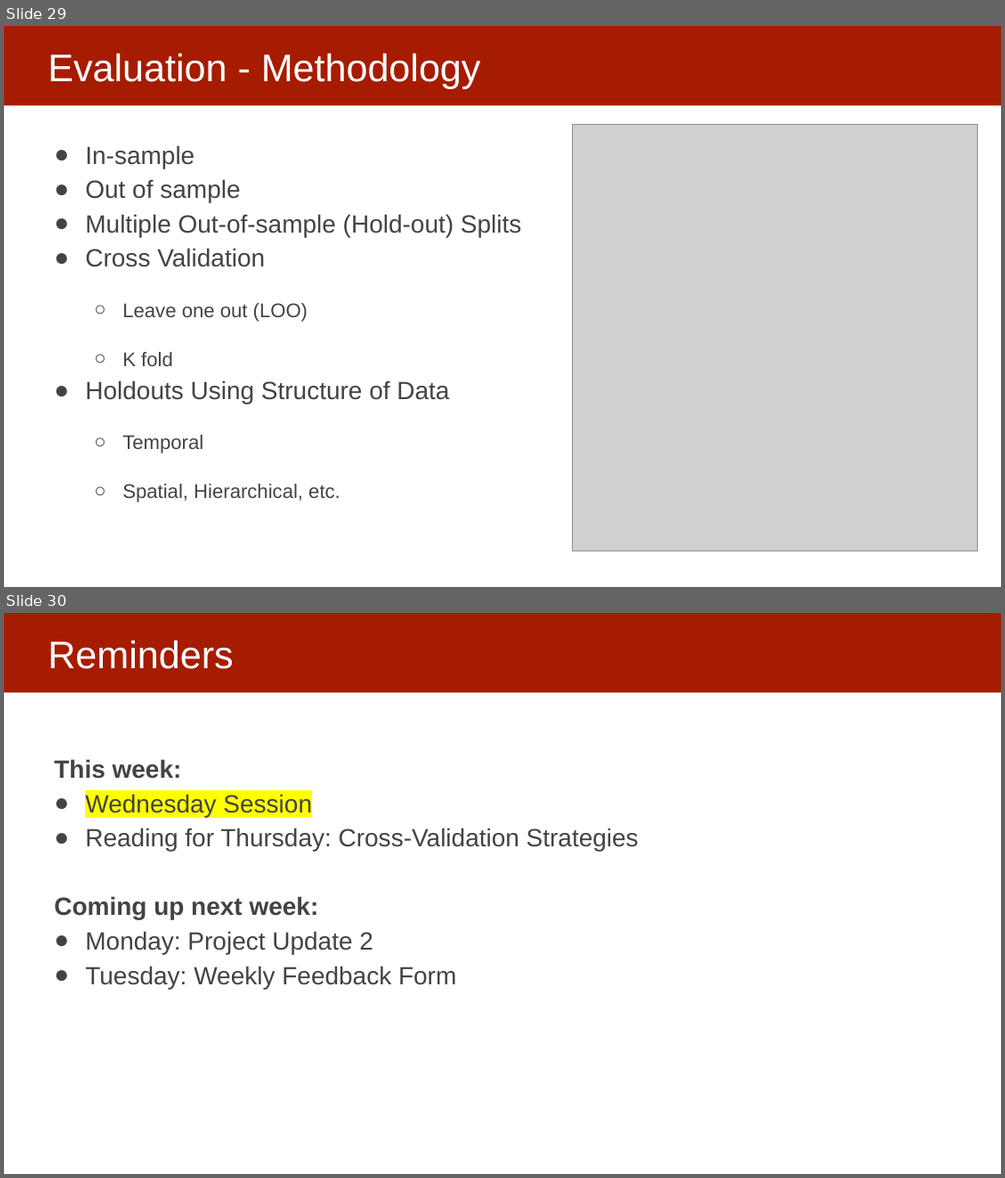
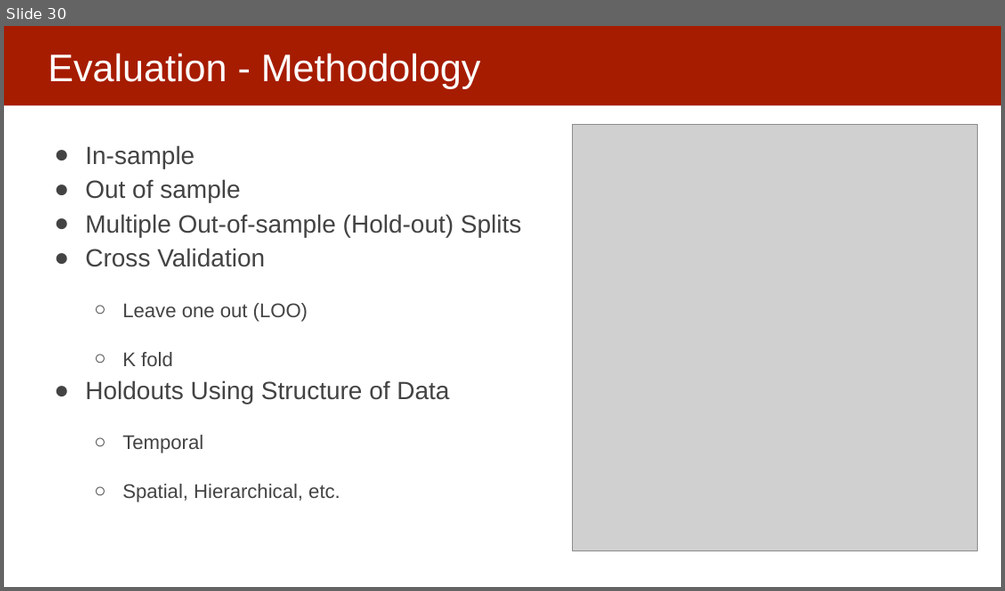
Before and after one commit to dssg/MLinPractice, a slide deck: Lectures/Lecture5-ModelSelection.pptx. Shown one above the other, each under a label of ours: slides 29 and 30 before the commit, slide 30 after it. The pictures are 1005x1178 and 1005x591 pixels, drawn with LibreOffice and Linux fonts; fonts in the diff are those of the drawing; grey boxes stand for pictures. Boxes give left, top, right and bottom in pixels: in the first picture for what was removed or moved away, otherwise in the second. Text is boxed around its words. In the diff, an @@ line names an element or a change of style, - is before the commit and + after.

Commit message:
office hours, wed session

```diff
--- a/Lectures/Lecture5-ModelSelection.pptx
+++ b/Lectures/Lecture5-ModelSelection.pptx
@@ slide 30 removed at <box>4,613,1001,1174</box>, background #FFFFFF; not listed: 1 template element that a slide beside it also shows @@
@@ title removed at <box>48,640,233,669</box> @@
-Reminders
@@ text removed at <box>54,759,639,989</box> @@
-This week:
-● Wednesday Session
-● Reading for Thursday: Cross-Validation Strategies
-Coming up next week:
-● Monday: Project Update 2
-● Tuesday: Weekly Feedback Form
@@ what was slide 29 is now slide 30 @@
```
Also in this commit, not shown: 1 slide changed, 1 slide added.
